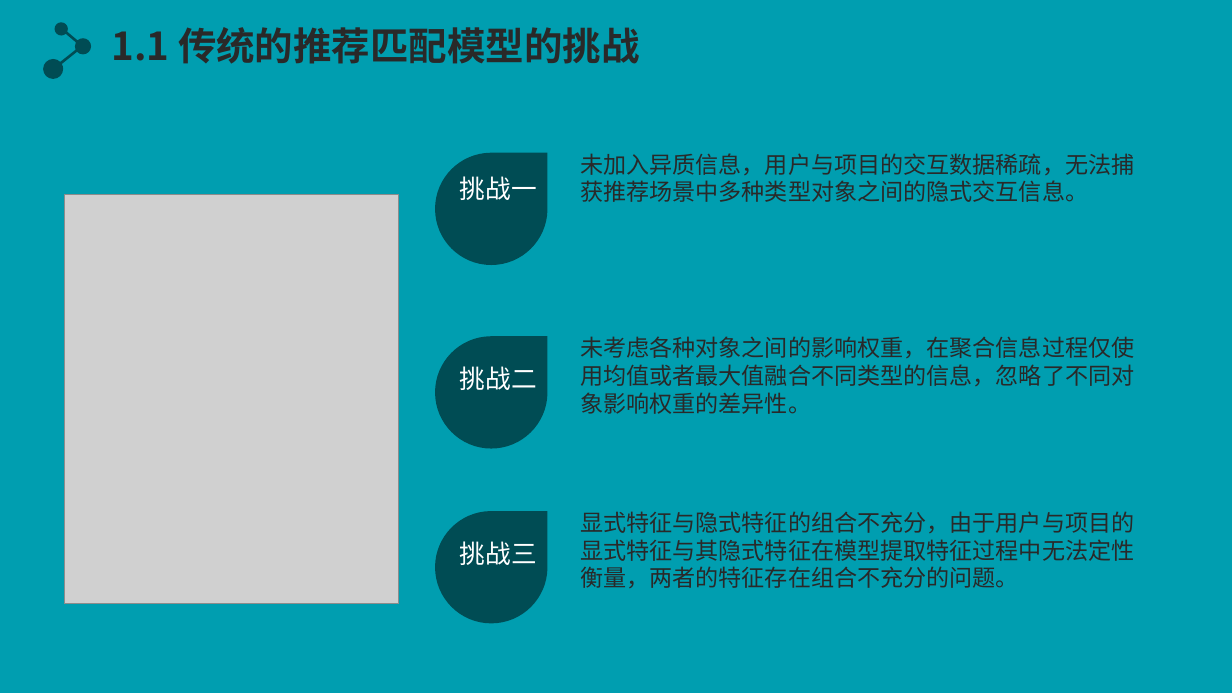
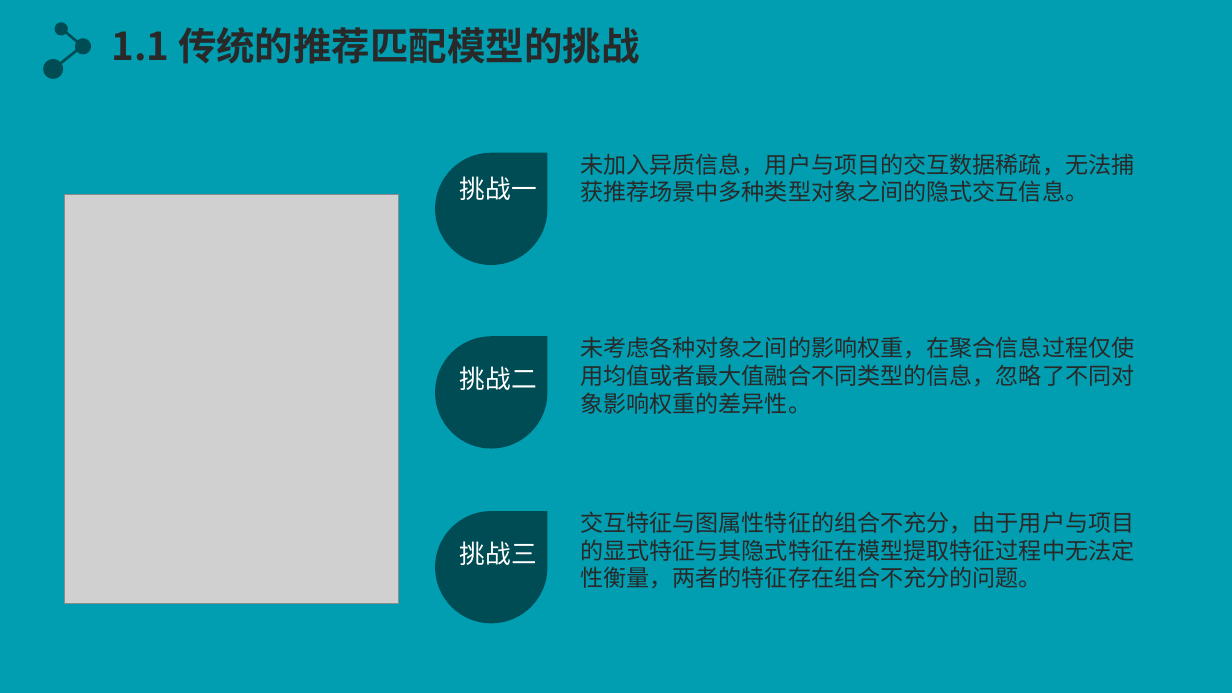
Before and after one commit to Redamancyer/keeplearning, a slide deck: slide 4 of 开题报告.pptx. Drawn at 1232x693 pixels with LibreOffice and Linux fonts; fonts in the diff are those of the drawing; grey boxes stand for pictures; background and template pictures are left out. Boxes give left, top, right and bottom in pixels: in the first picture for what was removed or moved away, otherwise in the second. Text is boxed around its words. In the diff, an @@ line names an element or a change of style, - is before the commit and + after.

```diff
--- a/开题报告.pptx
+++ b/开题报告.pptx
@@ text at bbox=[580, 511, 1134, 588]: text changed @@
-显式特征与隐式特征的组合不充分，由于用户与项目的显式特征与其隐式特征在模型提取特征过程中无法定性衡量，两者的特征存在组合不充分的问题。
+交互特征与图属性特征的组合不充分，由于用户与项目的显式特征与其隐式特征在模型提取特征过程中无法定性衡量，两者的特征存在组合不充分的问题。
```
Also in this commit, not shown: 4 other slides changed, 4 other files.
